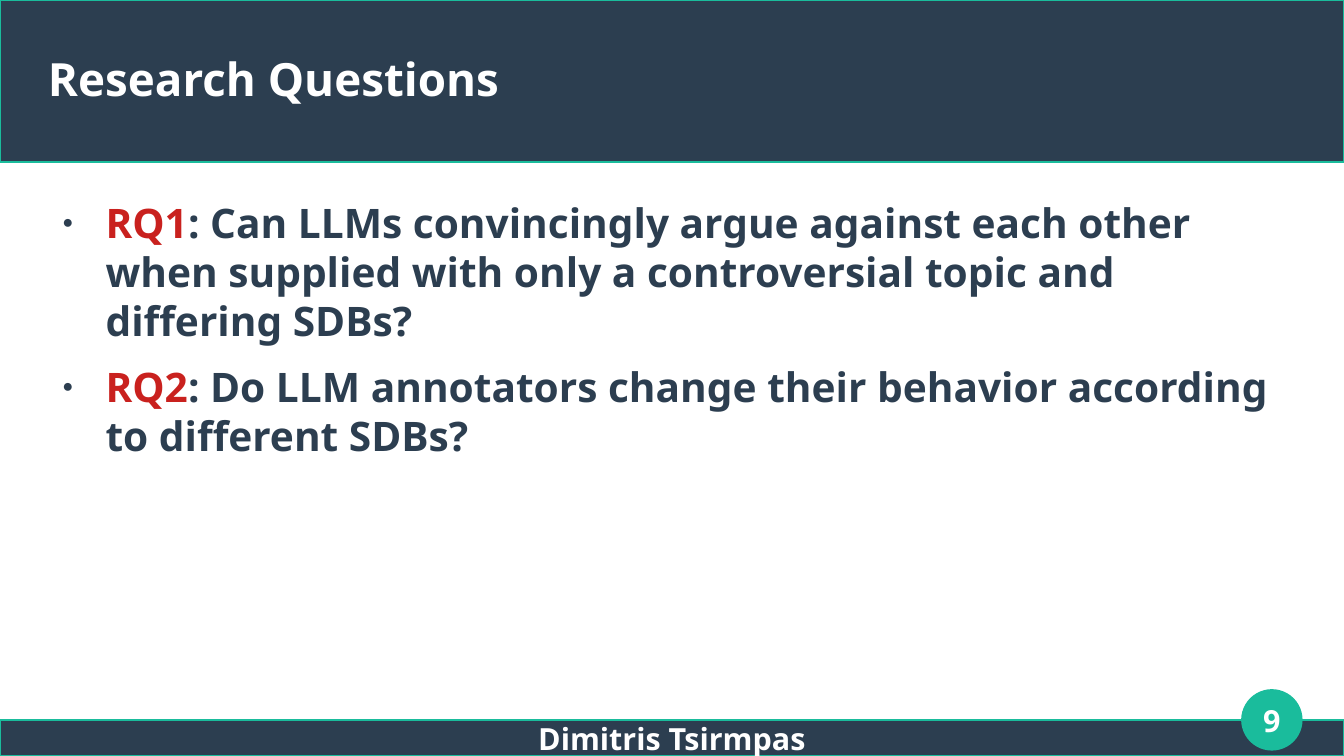
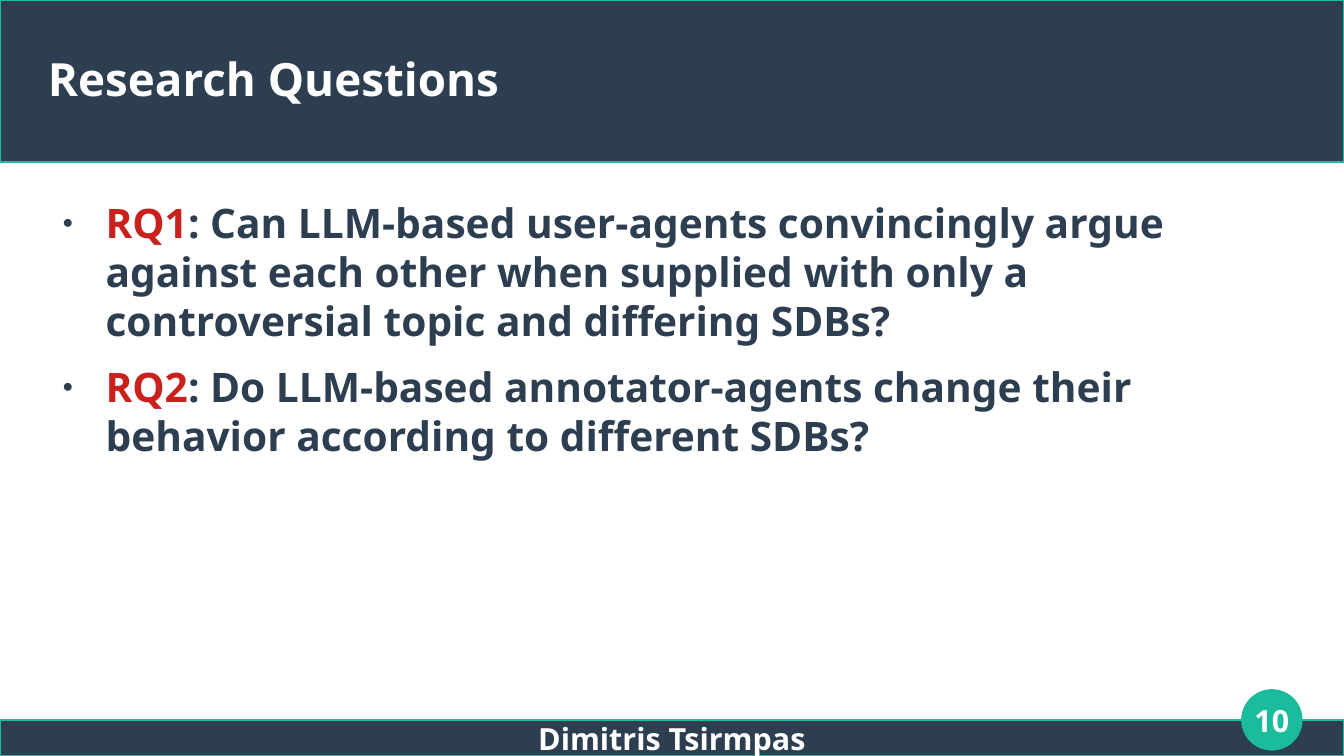
Before and after one commit to dimits-ts/llm_moderation_research, a slide deck: slide 10 of presentations/thesis.odp (slide 9 before the commit). Drawn at 1344x756 pixels with LibreOffice and Linux fonts; fonts in the diff are those of the drawing. Boxes give left, top, right and bottom in pixels: in the first picture for what was removed or moved away, otherwise in the second. Text is boxed around its words. In the diff, an @@ line names an element or a change of style, - is before the commit and + after.

```diff
--- a/presentations/thesis.odp
+++ b/presentations/thesis.odp
@@ text at bbox=[106, 207, 1164, 461]: text changed @@
-● RQ1: Can LLMs convincingly argue against each other when supplied with only a controversial topic and differing SDBs?
-● RQ2: Do LLM annotators change their behavior according to different SDBs?
+● RQ1: Can LLM-based user-agents convincingly argue against each other when supplied with only a controversial topic and differing SDBs?
+● RQ2: Do LLM-based annotator-agents change their behavior according to different SDBs?
@@ page number at bbox=[1254, 710, 1289, 733]: text changed @@
-9
+10
```
Also in this commit, not shown: 13 other slides changed, 7 slides added, 1 slide removed.
